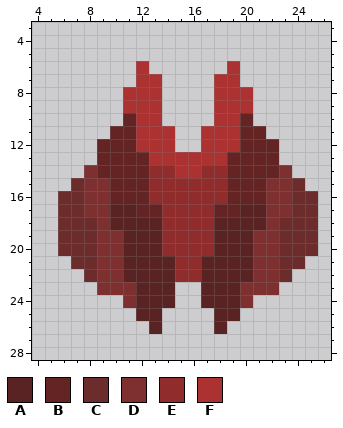
Edited in one commit: pixel-art sprite (sprites/blocks/turrets/spittie.png). That is the earlier state.
The file is 32x32 pixels. Shown: x 4..26, y 3..28.
Palette (. is transparent): A #5a2323  B #652424  C #6c2c2c  D #7e3030  E #902c2c  F #ac3232
Pixels before, first column x 6:
 6 ......F......F......
 7 ......FF....FF......
 8 .....FFF....FFF.....
 9 .....FFF....FFF.....
10 .....BFF....FFB.....
11 ....BBFFF..FFFBB....
12 ...BBBFFF..FFFBBB...
13 ...BBBBFFFFFFBBBB...
14 ..DBBBBEEFFEEBBBBD..
15 .CDDBBBEEEEEEBBBDDC.
16 CCDDBBBEEEEEEBBBDDCC
17 CCDDAABBEEEEBBAADDCC
18 CCCDAAAAEEEEAAAADCCC
19 CCCDDAAAEEEEAAADDCCC
20 CCCDDAAAEEEEAAADDCCC
21 .CCDDAAAAEEAAAADDCC.
22 ..CDDAAAAEEAAAADDC..
23 ...DDDAAA..AAADDD...
24 .....DAAA..AAAD.....
25 ......AA....AA......
26 .......A....A.......
Now the later version:
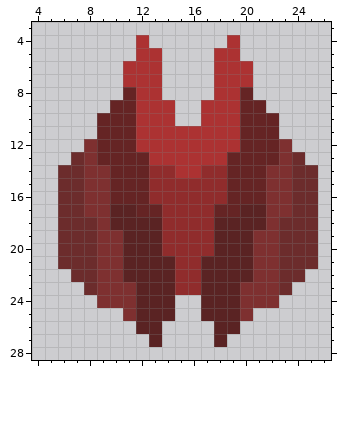
The edit:
There is now colour A in row 25 at x 14 and 17; in row 26 at x 12 and 19; in row 27 at x 13 and 18.
There is now colour B in row 9 at x 10 and 21; in row 10 at x 9 to 10 and 21 to 22; in row 11 at x 9 and 22.
The edit turns colour F into colour B in rows 8 to 9 at x 11 and 20.
There is now colour C in row 13 at x 7 and 24; in row 14 at x 6 to 7 and 24 to 25; in row 15 at x 6 and 25; in row 21 at x 6 and 25; in row 22 at x 7 and 24; in row 23 at x 8 and 23.
There is now colour D in rows 12 to 13 at x 8 and 23; in row 24 at x 9 to 10 and 21 to 22; in row 25 at x 11 and 20.
The edit turns colour B into colour D in row 14 at x 9 and 22.
There is now colour E in row 23 at x 15 to 16.
There is now colour F in row 4 at x 12 and 19; in row 5 at x 12 to 13 and 18 to 19; in row 6 at x 11, 13, 18 and 20; in row 7 at x 11 and 20; in rows 9 to 10 at x 14 and 17; in rows 11 to 12 at x 15 to 16.
Boxes around the changes in both pictures, in picture pixels (x1, y1, x2, y2):
changed: (58, 35, 318, 191)
added: (58, 256, 318, 347)
